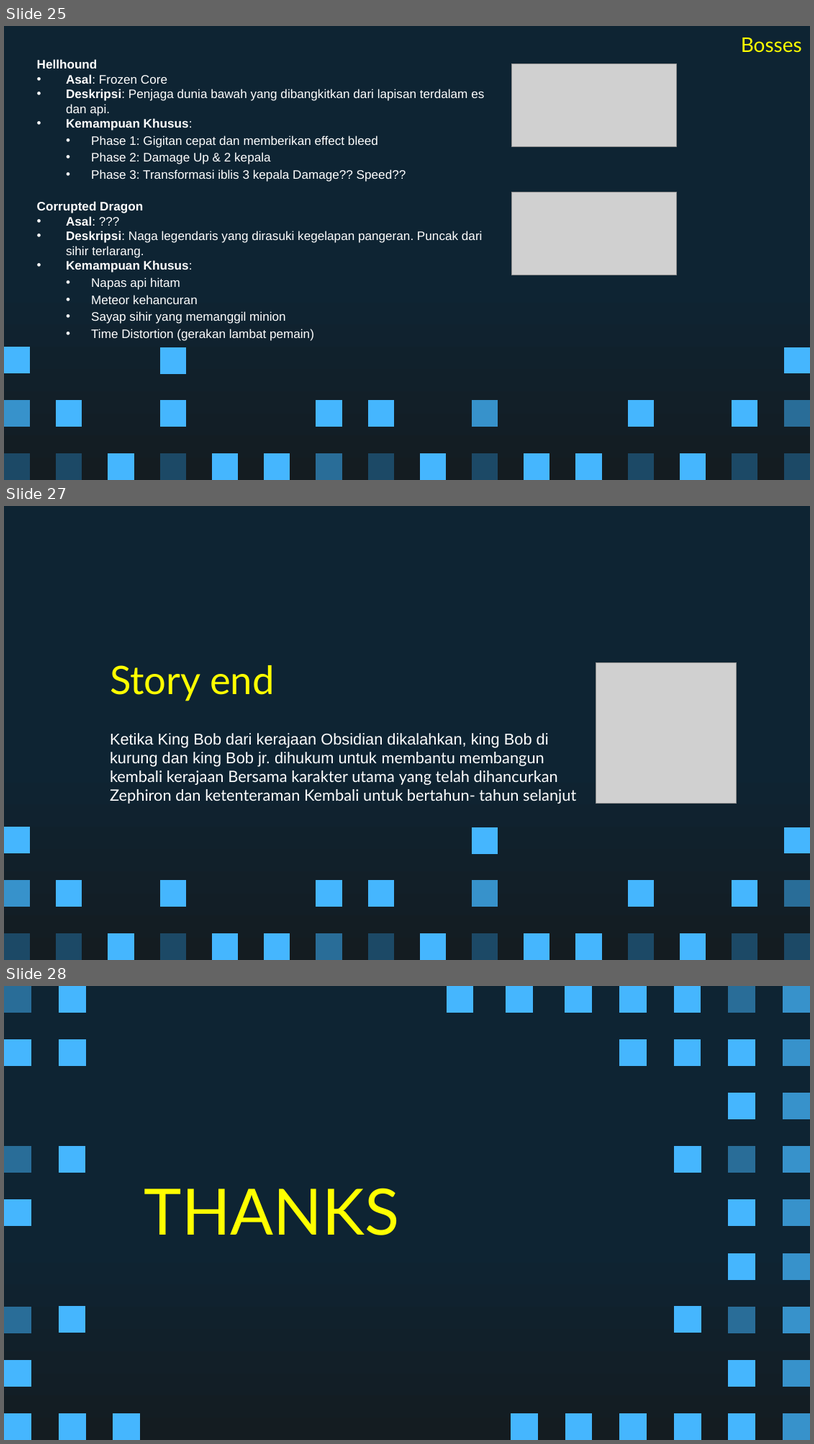
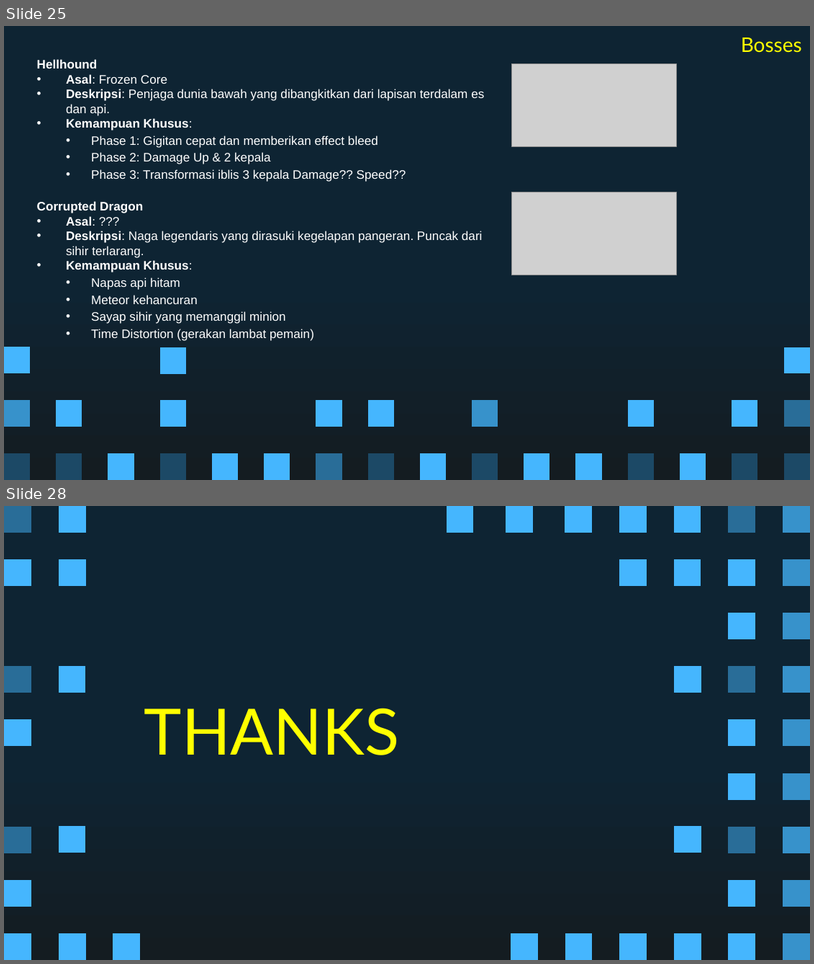
Before and after one commit to Ricardhad/gameProgProject, a slide deck: Super Pixel Vintage Gaming by Slidesgo.pptx. Shown one above the other, each under a label of ours: slides 25, 27 and 28 before the commit, slides 25 and 28 after it; the slides between them are not shown. The pictures are 814x1444 and 814x964 pixels, drawn with LibreOffice and Linux fonts; fonts in the diff are those of the drawing; grey boxes stand for pictures. Boxes give left, top, right and bottom in pixels: in the first picture for what was removed or moved away, otherwise in the second. Text is boxed around its words. In the diff, an @@ line names an element or a change of style, - is before the commit and + after.

```diff
--- a/Super Pixel Vintage Gaming by Slidesgo.pptx
+++ b/Super Pixel Vintage Gaming by Slidesgo.pptx
@@ slide 27 removed at <box>4,506,810,960</box>, background gradient #0E2433 to #141C21; not listed: 27 template elements that a slide beside it also shows @@
@@ title removed at <box>110,665,275,700</box> @@
-Story end
@@ picture removed at <box>597,662,737,803</box> @@
@@ text removed at <box>110,733,576,803</box> @@
-Ketika King Bob dari kerajaan Obsidian dikalahkan, king Bob di kurung dan king Bob jr. dihukum untuk membantu membangun kembali kerajaan Bersama karakter utama yang telah dihancurkan Zephiron dan ketenteraman Kembali untuk bertahun- tahun selanjut
@@ freeform shape removed at <box>472,827,497,854</box> @@
```
Also in this commit, not shown: 9 slides changed, 3 slides added, 2 other slides removed.
